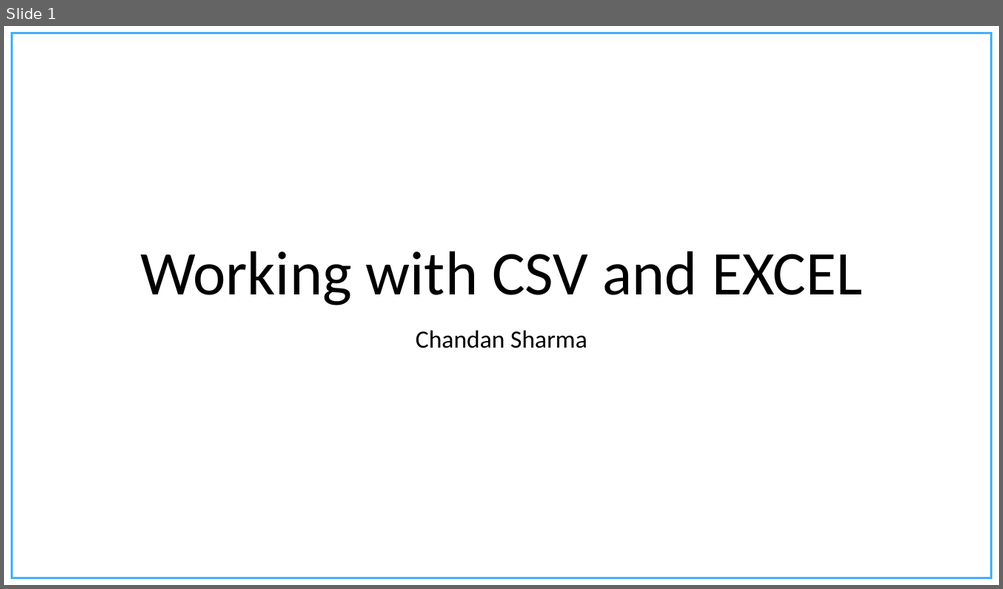
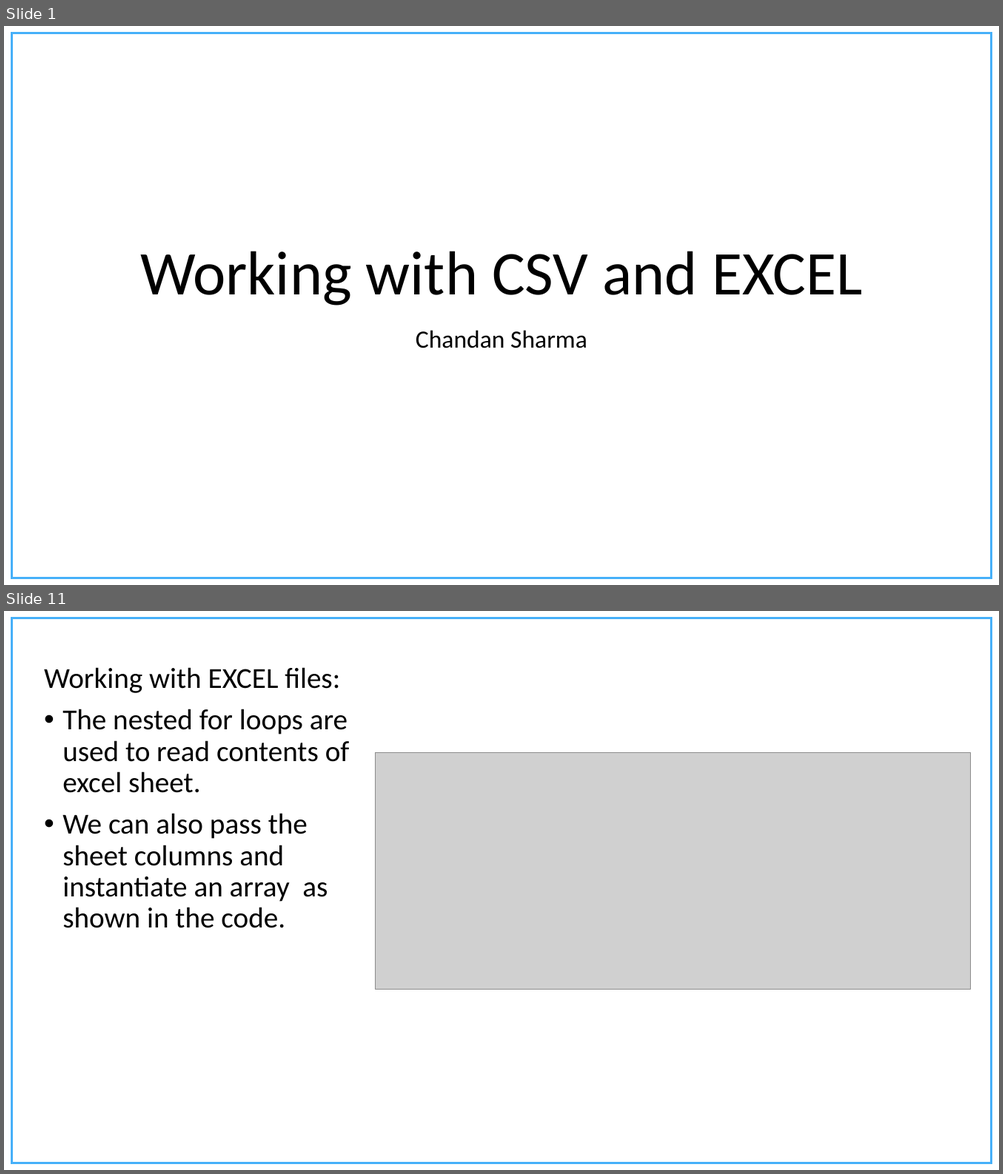
Before and after one commit to chandanNapster/PythonDevWork, a slide deck: Course Material/Presentations/Working with CSV files.pptx. Shown one above the other, each under a label of ours: slide 1 before the commit, slides 1 and 11 after it; the slides between them are not shown. The pictures are 1003x589 and 1003x1174 pixels, drawn with LibreOffice and Linux fonts; fonts in the diff are those of the drawing; grey boxes stand for pictures; background and template pictures are left out. Boxes give left, top, right and bottom in pixels: in the first picture for what was removed or moved away, otherwise in the second. Text is boxed around its words. In the diff, an @@ line names an element or a change of style, - is before the commit and + after.

Commit message:
Working with CSV and EXCEL Data

```diff
--- a/Course Material/Presentations/Working with CSV files.pptx
+++ b/Course Material/Presentations/Working with CSV files.pptx
@@ slide 11 added at (4,611,999,1170), background #FFFFFF; not listed: 1 template element that a slide beside it also shows @@
@@ text added at (44,667,350,928), 28 pt, text #000000 @@
+Working with EXCEL files:
+• The nested for loops are used to read contents of excel sheet.
+• We can also pass the sheet columns and instantiate an array as shown in the code.
@@ picture added at (375,753,971,989) @@
```
Also in this commit, not shown: 15 other slides added, 7 slides removed, 14 other files.
